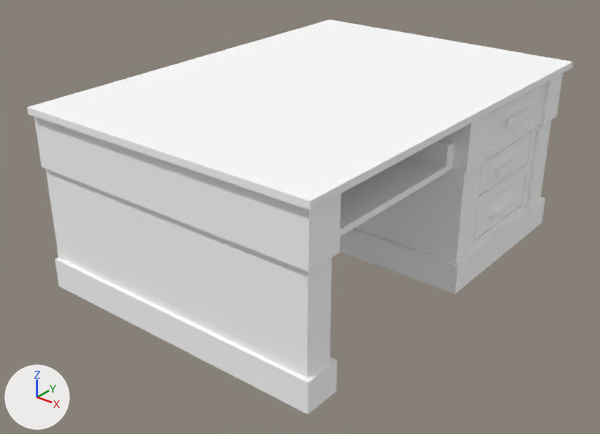
A saved change to the glTF model assets/meshes/room/desk.glb.
Camera for both pictures: a 50 mm camera at (14.31, -12.84, 12.7) aimed at (-0.06, 5.12, 1.57). Arrows for +X, +Y and +Z are at lower left; the lights stay in place. Where no turn or scale is listed for an object, it has been applied to the vertices.
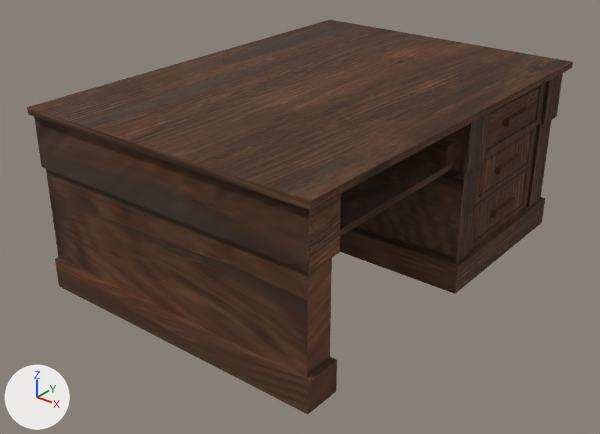
What the commit changed:
Picture 'repeating wood texture' (img_repeating_wood_texture) is new.
In material 'Material' (mat_material), base_color is no longer (1.0, 1.0, 1.0), white #ffffff.
In material 'Material' (mat_material), texture is now set to img_repeating_wood_texture, with its transparency.

Location of each change, (x1, y1, x2, y2) in pixels of the pictures (600 x 434 px):
'Cube', surface changed (white to brown): (27, 20, 573, 414) in both
